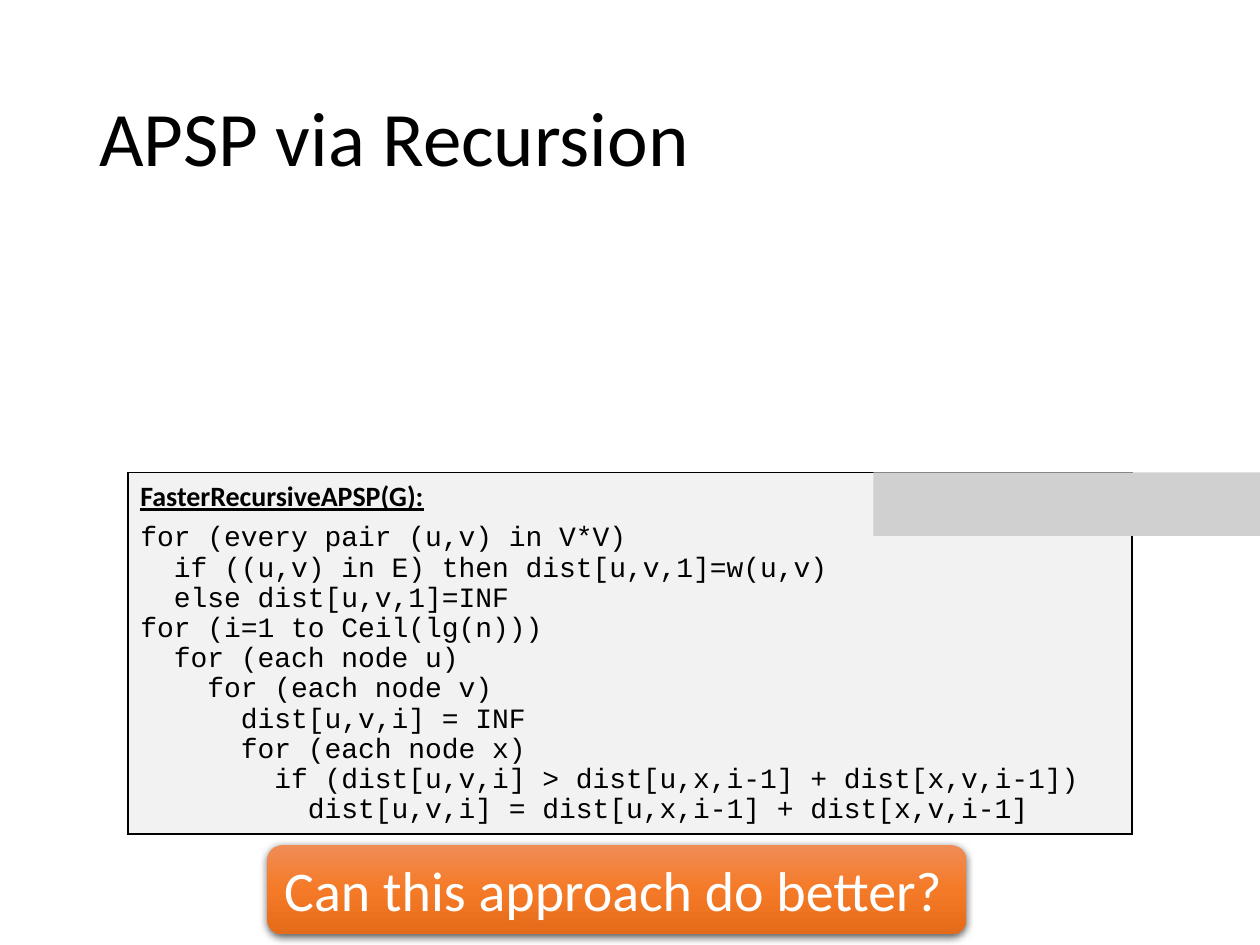
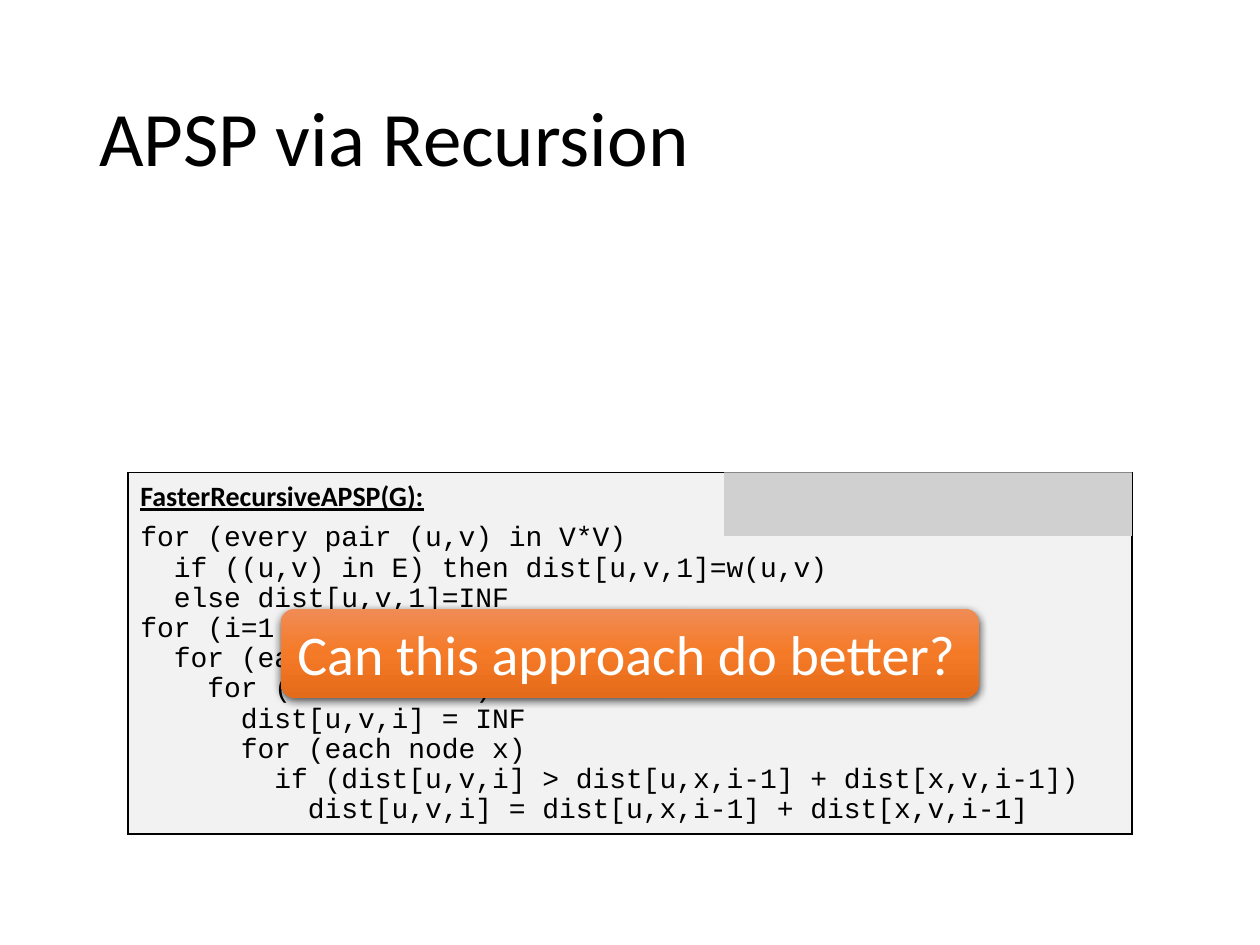
Before and after one commit to OrangeX4/NJUAI-Notes, a slide deck: slide 15 of 数据结构/PPT/17-apsp-fall21.pptx. Drawn at 1260x945 pixels with LibreOffice and Linux fonts; fonts in the diff are those of the drawing; grey boxes stand for pictures. Boxes give left, top, right and bottom in pixels: in the first picture for what was removed or moved away, otherwise in the second. Text is boxed around its words. In the diff, an @@ line names an element or a change of style, - is before the commit and + after.

Commit message:
Add PPT

```diff
--- a/数据结构/PPT/17-apsp-fall21.pptx
+++ b/数据结构/PPT/17-apsp-fall21.pptx
@@ picture: place and size @@
-picture at <box>873,472,1260,536</box>
+picture at <box>724,472,1133,536</box>
@@ rounded rectangle "Can this approach do better?": place and size @@
-rounded rectangle "Can this approach do better?" at <box>267,845,965,935</box>
+rounded rectangle "Can this approach do better?" at <box>281,609,979,698</box>
```
Also in this commit, not shown: 4 other slides changed, 10 other files.
